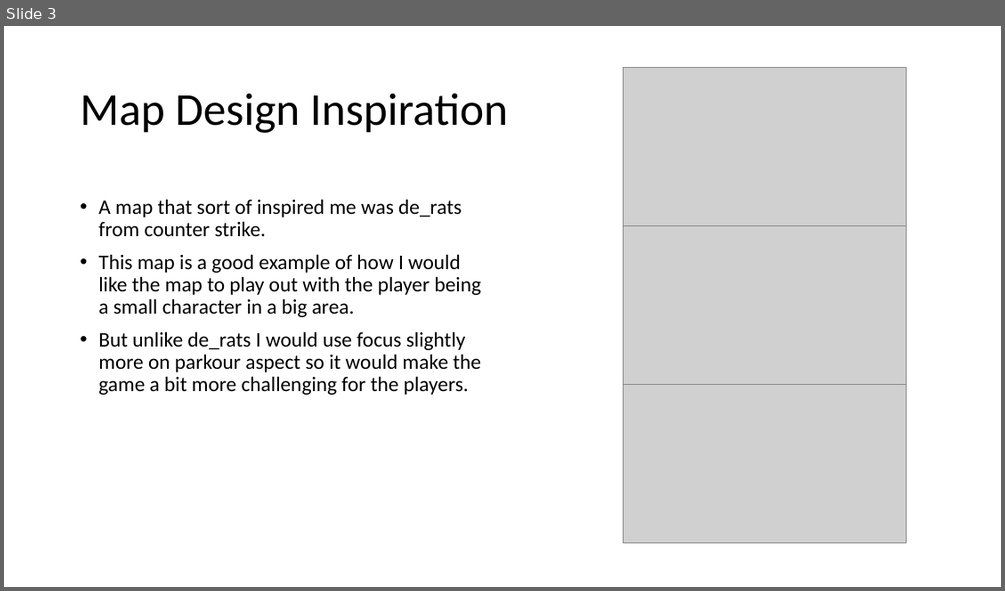
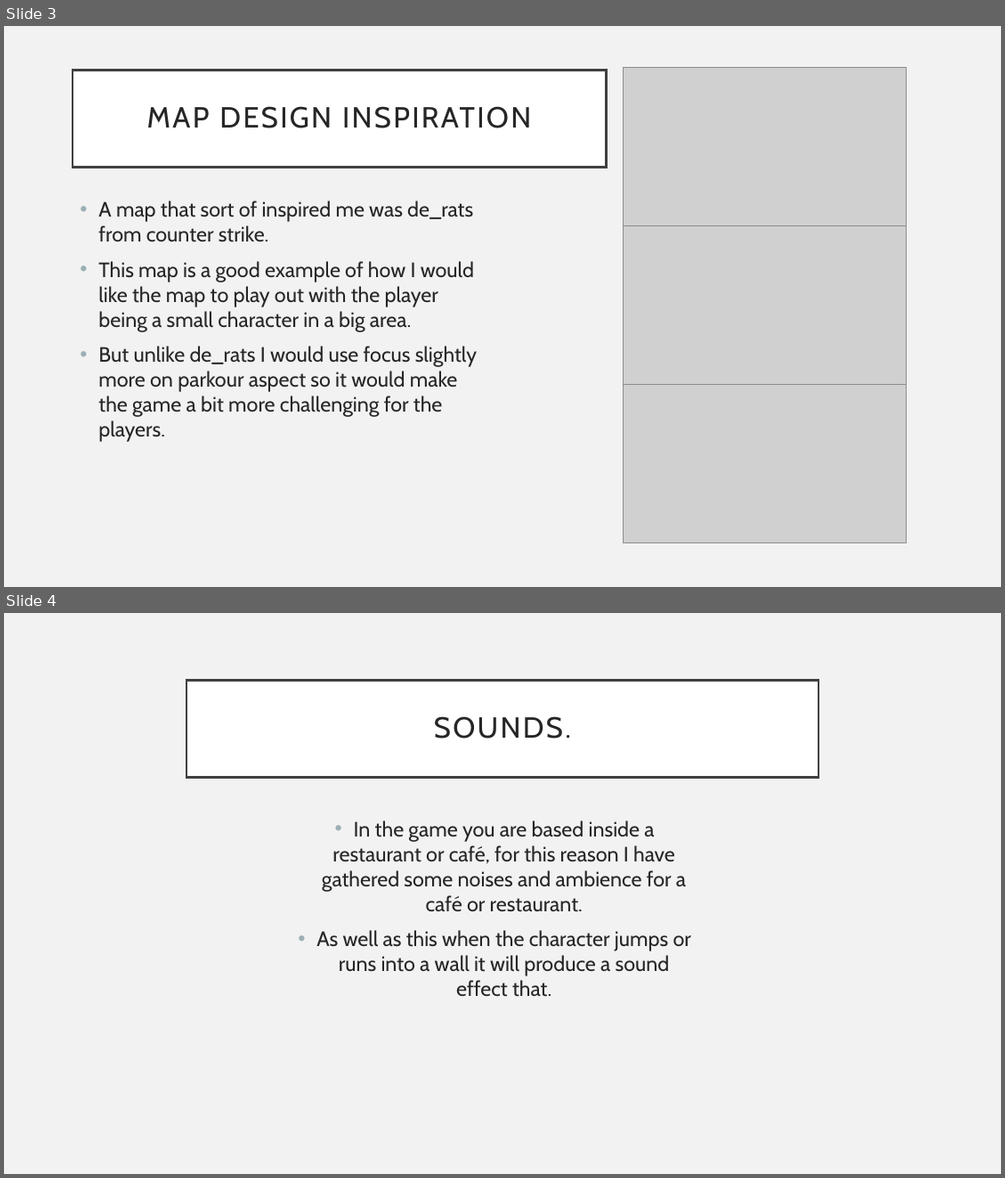
Before and after one commit to lcifty/College, a slide deck: College/FMP/Bacon Bandit.pptx. Shown one above the other, each under a label of ours: slide 3 before the commit, slides 3 and 4 after it. The pictures are 1005x591 and 1005x1178 pixels, drawn with LibreOffice and Linux fonts; fonts in the diff are those of the drawing; grey boxes stand for pictures. Boxes give left, top, right and bottom in pixels: in the first picture for what was removed or moved away, otherwise in the second. Text is boxed around its words. In the diff, an @@ line names an element or a change of style, - is before the commit and + after.

```diff
--- a/College/FMP/Bacon Bandit.pptx
+++ b/College/FMP/Bacon Bandit.pptx
@@ slide 4 added at bbox=[4, 613, 1001, 1174], background #F2F2F2 @@
@@ title added at bbox=[186, 681, 818, 778], fill #FFFFFF, outline #404040 2.5 pt, 28 pt, text #262626 @@
+SOUNDS.
@@ text added at bbox=[316, 820, 691, 997], 20 pt, text #262626 @@
+• In the game you are based inside a restaurant or café, for this reason I have gathered some noises and ambience for a café or restaurant.
+• As well as this when the character jumps or runs into a wall it will produce a sound effect that.
@@ slide 3 changed as well @@
@@ background #FFFFFF to #F2F2F2 @@
@@ title "MAP DESIGN INSPIRATION": place and size @@
-title "MAP DESIGN INSPIRATION" at bbox=[80, 93, 508, 133]
+title "MAP DESIGN INSPIRATION" at bbox=[73, 70, 607, 168]
@@ title "MAP DESIGN INSPIRATION" at bbox=[73, 70, 607, 168]: fill none to #FFFFFF; outline none to #404040 2.5 pt @@
@@ title at bbox=[147, 106, 531, 128]: text changed; size 44 to 28 pt; font Calibri to Cabin; text colour #000000 to #262626 @@
-Map Design Inspiration
+MAP DESIGN INSPIRATION
@@ text "A map that sort of ..." at bbox=[98, 200, 477, 442]: font Calibri to Cabin, text colour #000000 to #262626; line spacing 0.9 to 1 @@
```
Also in this commit, not shown: 3 other slides changed, 2 other slides added, 4 slides removed.
